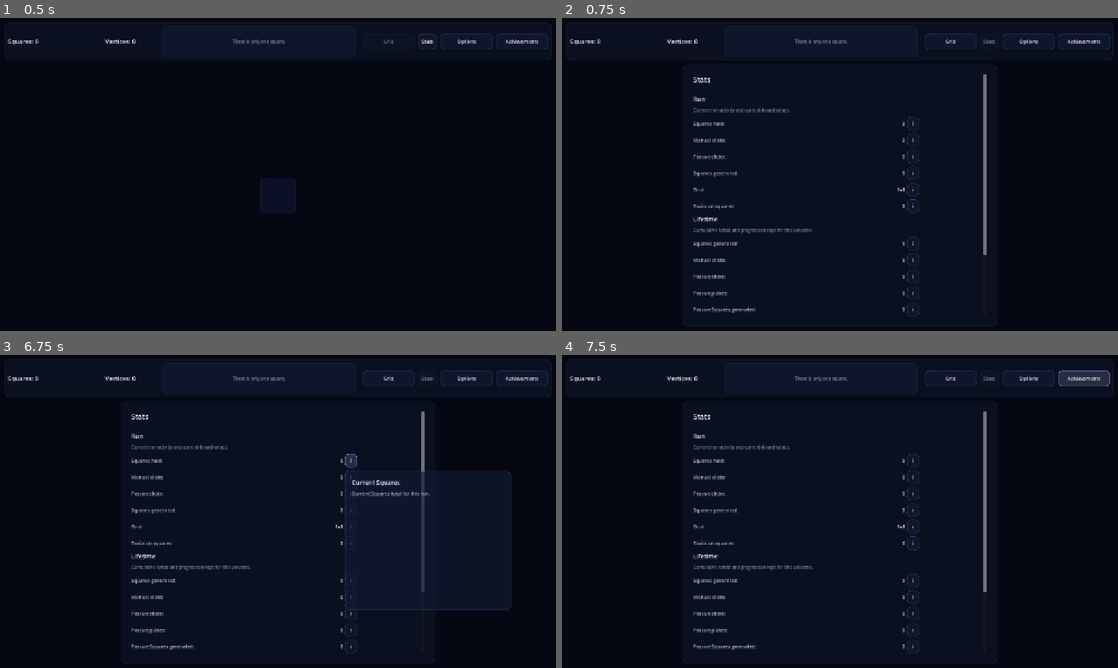
Above: before the commit, frames 1-4 (two rows, left to right).
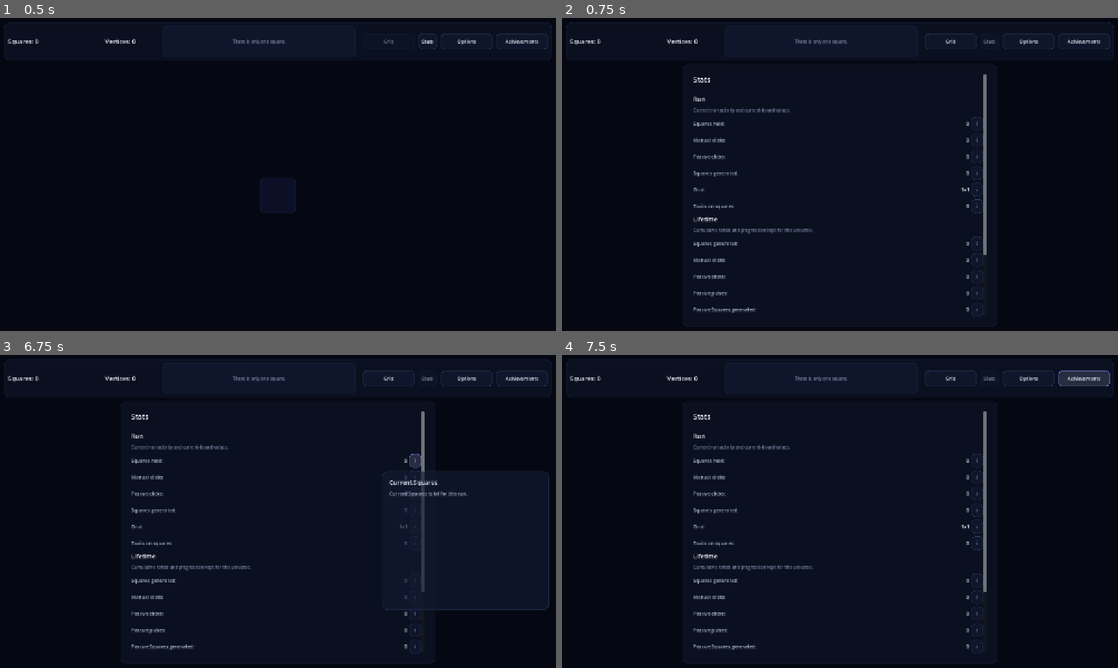
Above: after the commit, the same moments.

Repository: franciscoCapa27/Squared_2
Game: Godot game, scene res://scenes/main/Main.tscn
Two runs of this game, one before a commit and one after it. Both use one fixed random seed, a clock stepped at 60 frames per second and the inputs below.
Inputs:
- Up to frame 1 (0.5 s): no input
- Up to frame 2 (0.75 s): click "Stats" at 0.5 s
- Up to frame 3 (6.75 s): click "Grid" at 1.25 s; click "Achievements" at 2 s; click "✦" at 2.75 s; click "◇" at 3.5 s; click "◌" at 4.25 s; click "Grid" at 5 s; click "Stats" at 5.75 s; click "i" at 6.5 s
- Up to frame 4 (7.5 s): click "Achievements" at 7.25 s

Frame 1 is identical in both runs. In frame 2, 0.5% of the frame differs, in the area x 60-76%, y 31-96%; in frame 3, 1.0%, in the area x 60-99%, y 31-96%; in frame 4, 0.5%.

Commit message:
fix(ui): polish responsive layout density (#190)

Diff:
--- a/squared-2/scenes/main/Main.tscn
+++ b/squared-2/scenes/main/Main.tscn
@@ -72,6 +72,7 @@
 alignment = 1
 
 [node name="ResourceCluster" type="HBoxContainer" parent="RootMargin/MainVBox/TopBar/TopBarMargin/TopBarHBox" unique_id=1461184511]
+unique_name_in_owner = true
 custom_minimum_size = Vector2(340, 0)
 layout_mode = 2
 size_flags_horizontal = 0
@@ -118,7 +119,6 @@
 horizontal_alignment = 1
 vertical_alignment = 1
 autowrap_mode = 3
-clip_text = true
 
 [node name="NavigationCluster" type="HBoxContainer" parent="RootMargin/MainVBox/TopBar/TopBarMargin/TopBarHBox" unique_id=1420093174]
 unique_name_in_owner = true
@@ -297,15 +297,9 @@
 [node name="GridCenter" type="CenterContainer" parent="RootMargin/MainVBox/BodyHBox/CenterPageRoot/GridPage" unique_id=847906112]
 unique_name_in_owner = true
 layout_mode = 1
-anchors_preset = 8
-anchor_left = 0.5
-anchor_top = 0.5
-anchor_right = 0.5
-anchor_bottom = 0.5
-offset_left = -312.0
-offset_top = -308.0
-offset_right = 312.0
-offset_bottom = 308.0
+anchors_preset = 15
+anchor_right = 1.0
+anchor_bottom = 1.0
 grow_horizontal = 2
 grow_vertical = 2
 size_flags_vertical = 3
@@ -340,7 +334,6 @@
 
 [node name="BuyTraitPanel" type="PanelContainer" parent="RootMargin/MainVBox/BodyHBox/CenterPageRoot/GridPage/GridCenter/GridVBox" unique_id=721662999]
 unique_name_in_owner = true
-custom_minimum_size = Vector2(480, 0)
 layout_mode = 2
 size_flags_horizontal = 4
 
@@ -485,7 +478,6 @@
 
 [node name="OptionsVBox" type="VBoxContainer" parent="RootMargin/MainVBox/BodyHBox/CenterPageRoot/OptionsPage/OptionsMargin/OptionsScroll" unique_id=1947092701]
 layout_mode = 2
-custom_minimum_size = Vector2(520, 0)
 size_flags_horizontal = 3
 theme_override_constants/separation = 8
 
@@ -732,8 +724,7 @@
 
 [node name="StatsContent" type="VBoxContainer" parent="RootMargin/MainVBox/BodyHBox/CenterPageRoot/StatsPage/StatsMargin/StatsScroll" unique_id=152981672]
 layout_mode = 2
-custom_minimum_size = Vector2(520, 0)
-size_flags_horizontal = 4
+size_flags_horizontal = 3
 theme_override_constants/separation = 12
 
 [node name="StatsTitle" type="Label" parent="RootMargin/MainVBox/BodyHBox/CenterPageRoot/StatsPage/StatsMargin/StatsScroll/StatsContent" unique_id=152981673]
--- a/squared-2/scripts/main/main.gd
+++ b/squared-2/scripts/main/main.gd
@@ -1,4 +1,6 @@
 extends Control
+
+const COMPACT_LAYOUT_MAX_WIDTH := 900.0
 
 @onready var squares_label: Label = %SquaresLabel
 @onready var vertices_label: Label = %VerticesLabel
@@ -36,6 +38,10 @@
 @onready var root_margin: MarginContainer = %RootMargin
 @onready var main_v_box: VBoxContainer = %MainVBox
 @onready var top_bar: PanelContainer = %TopBar
+@onready var top_bar_margin: MarginContainer = %TopBarMargin
+@onready var top_bar_hbox: HBoxContainer = %TopBarHBox
+@onready var resource_cluster: HBoxContainer = %ResourceCluster
+@onready var navigation_cluster: HBoxContainer = %NavigationCluster
 @onready var body_h_box: HBoxContainer = %BodyHBox
 @onready var left_panel: VBoxContainer = %LeftPanel
 @onready var right_panel: VBoxContainer = %RightPanel
@@ -54,10 +60,17 @@
 @onready var square_details_feature_visibility: FeaturePanelVisibility = %SquareDetailsFeatureVisibility
 @onready var achievement_summary_feature_visibility: FeaturePanelVisibility = %AchievementSummaryFeatureVisibility
 
+var _compact_layout_active: bool = false
+var _compact_top_vbox: VBoxContainer = null
+var _compact_navigation_vbox: VBoxContainer = null
+var _compact_body_scroll: ScrollContainer = null
+var _compact_body_vbox: VBoxContainer = null
+
 func _ready() -> void:
 	_connect_global_signals()
 	_connect_ui_signals()
 	_connect_page_signals()
+	get_viewport().size_changed.connect(_on_viewport_size_changed)
 
 	_apply_theme()
 
@@ -70,6 +83,8 @@
 		_refresh_all_ui()
 	else:
 		_initialize_new_game_ui()
+
+	call_deferred("_apply_responsive_layout")
 
 
 # ------------------------------------------------------------------------------
@@ -103,9 +118,143 @@
 	story_panel.add_theme_stylebox_override("panel", ThemeSystem.make_card_style())
 	ThemeLayoutHelper.apply_margin(story_margin, "inner_margin")
 	ThemeTextHelper.apply_detail_label(story_label)
+	if _compact_layout_active:
+		_apply_compact_spacing()
 
 func _on_theme_changed() -> void:
 	_apply_theme()
+
+
+func _on_viewport_size_changed() -> void:
+	_apply_responsive_layout()
+
+
+func _apply_responsive_layout() -> void:
+	var should_use_compact_layout: bool = get_viewport_rect().size.x < COMPACT_LAYOUT_MAX_WIDTH
+	if should_use_compact_layout == _compact_layout_active:
+		return
+
+	_compact_layout_active = should_use_compact_layout
+	if _compact_layout_active:
+		_enter_compact_layout()
+	else:
+		_exit_compact_layout()
+
+
+func _enter_compact_layout() -> void:
+	_apply_compact_spacing()
+
+	_compact_top_vbox = VBoxContainer.new()
+	_compact_top_vbox.name = "CompactTopVBox"
+	_compact_top_vbox.size_flags_horizontal = Control.SIZE_EXPAND_FILL
+	ThemeLayoutHelper.apply_box_separation(_compact_top_vbox, "card_gap")
+	top_bar_margin.add_child(_compact_top_vbox)
+	top_bar_margin.move_child(_compact_top_vbox, 0)
+
+	top_bar_hbox.remove_child(resource_cluster)
+	top_bar_hbox.remove_child(story_panel)
+	top_bar_hbox.remove_child(navigation_cluster)
+	_compact_top_vbox.add_child(resource_cluster)
+	_compact_top_vbox.add_child(story_panel)
+
+	resource_cluster.custom_minimum_size = Vector2(0.0, resource_cluster.custom_minimum_size.y)
+	story_panel.custom_minimum_size = Vector2(0.0, story_panel.custom_minimum_size.y)
+	navigation_cluster.custom_minimum_size = Vector2(0.0, navigation_cluster.custom_minimum_size.y)
+
+	_compact_navigation_vbox = VBoxContainer.new()
+	_compact_navigation_vbox.name = "CompactNavigationVBox"
+	_compact_navigation_vbox.size_flags_horizontal = Control.SIZE_EXPAND_FILL
+	ThemeLayoutHelper.apply_box_separation(_compact_navigation_vbox, "card_gap")
+	_compact_top_vbox.add_child(_compact_navigation_vbox)
+	for button: Button in _get_navigation_buttons():
+		navigation_cluster.remove_child(button)
+		button.custom_minimum_size = Vector2(0.0, button.custom_minimum_size.y)
+		button.size_flags_horizontal = Control.SIZE_EXPAND_FILL
+		_compact_navigation_vbox.add_child(button)
+
+	top_bar_hbox.visible = false
+
+	body_h_box.visible = false
+	_compact_body_scroll = ScrollContainer.new()
+	_compact_body_scroll.name = "CompactBodyScroll"
+	_compact_body_scroll.size_flags_horizontal = Control.SIZE_EXPAND_FILL
+	_compact_body_scroll.size_flags_vertical = Control.SIZE_EXPAND_FILL
+	_compact_body_scroll.horizontal_scroll_mode = ScrollContainer.SCROLL_MODE_DISABLED
+	_compact_body_scroll.vertical_scroll_mode = ScrollContainer.SCROLL_MODE_AUTO
+	main_v_box.add_child(_compact_body_scroll)
+	main_v_box.move_child(_compact_body_scroll, body_h_box.get_index())
+
+	_compact_body_vbox = VBoxContainer.new()
+	_compact_body_vbox.name = "CompactBodyVBox"
+	_compact_body_vbox.size_flags_horizontal = Control.SIZE_EXPAND_FILL
+	ThemeLayoutHelper.apply_box_separation(_compact_body_vbox, "panel_gap")
+	_compact_body_scroll.add_child(_compact_body_vbox)
+	for panel: Control in [left_panel, center_page_root, right_panel]:
+		body_h_box.remove_child(panel)
+		panel.size_flags_horizontal = Control.SIZE_EXPAND_FILL
+		_compact_body_vbox.add_child(panel)
+
+
+func _exit_compact_layout() -> void:
+	body_h_box.visible = true
+	for panel: Control in [left_panel, center_page_root, right_panel]:
+		_compact_body_vbox.remove_child(panel)
+		body_h_box.add_child(panel)
+
+	if _compact_body_scroll != null and is_instance_valid(_compact_body_scroll):
+		main_v_box.remove_child(_compact_body_scroll)
+		_compact_body_scroll.queue_free()
+	_compact_body_scroll = null
+	_compact_body_vbox = null
+
+	for button: Button in _get_navigation_buttons():
+		_compact_navigation_vbox.remove_child(button)
+		button.size_flags_horizontal = Control.SIZE_SHRINK_BEGIN
+		navigation_cluster.add_child(button)
+	_restore_navigation_button_minimums()
+
+	_compact_top_vbox.remove_child(resource_cluster)
+	_compact_top_vbox.remove_child(story_panel)
+	_compact_top_vbox.remove_child(_compact_navigation_vbox)
+	top_bar_hbox.add_child(resource_cluster)
+	top_bar_hbox.add_child(story_panel)
+	top_bar_hbox.add_child(navigation_cluster)
+	resource_cluster.custom_minimum_size = Vector2(340.0, resource_cluster.custom_minimum_size.y)
+	story_panel.custom_minimum_size = Vector2(420.0, story_panel.custom_minimum_size.y)
+	navigation_cluster.custom_minimum_size = Vector2(340.0, navigation_cluster.custom_minimum_size.y)
+	top_bar_hbox.visible = true
+
+	_compact_navigation_vbox.queue_free()
+	_compact_navigation_vbox = null
+	_compact_top_vbox.queue_free()
+	_compact_top_vbox = null
+	_apply_theme()
+
+
+func _apply_compact_spacing() -> void:
+	var compact_margin: int = ThemeSystem.get_spacing("card_gap")
+	root_margin.add_theme_constant_override("margin_left", compact_margin)
+	root_margin.add_theme_constant_override("margin_top", compact_margin)
+	root_margin.add_theme_constant_override("margin_right", compact_margin)
+	root_margin.add_theme_constant_override("margin_bottom", compact_margin)
+
+
+func _get_navigation_buttons() -> Array[Button]:
+	return [
+		grid_tab_button,
+		stats_tab_button,
+		options_tab_button,
+		achievements_tab_button,
+	]
+
+
+func _restore_navigation_button_minimums() -> void:
+	grid_tab_button.custom_minimum_size = Vector2(120, 36)
+	stats_tab_button.custom_minimum_size = Vector2.ZERO
+	options_tab_button.custom_minimum_size = Vector2(120, 36)
+	achievements_tab_button.custom_minimum_size = Vector2(120, 36)
+
+
 func _connect_global_signals() -> void:
 	EventBus.squares_changed.connect(_on_squares_changed)
 	EventBus.vertices_changed.connect(_on_vertices_changed)
